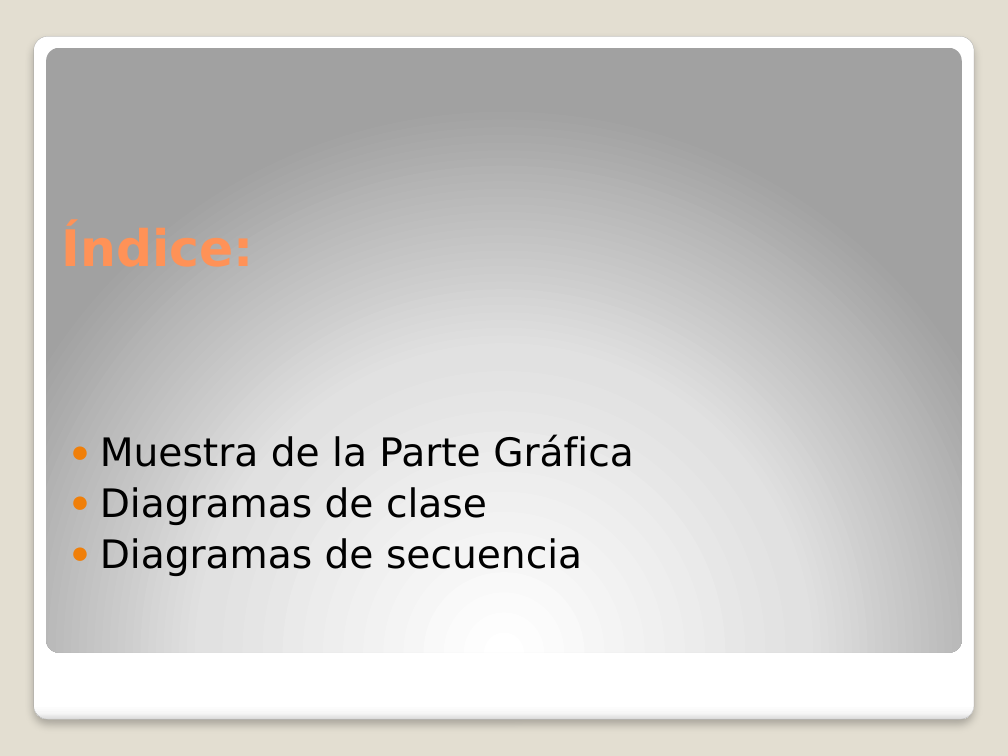
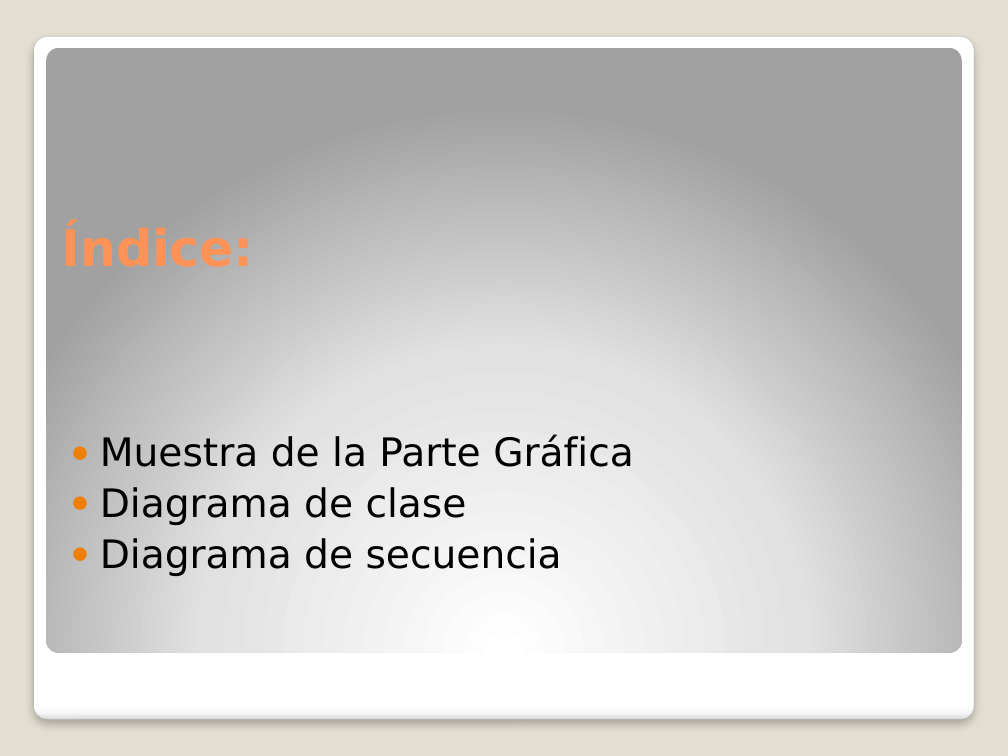
Before and after one commit to Borjatano/Ingenieria_Software_2014_2015, a slide deck: slide 2 of CadenaMontaje/DJAMBA.pptx. Drawn at 1008x756 pixels with LibreOffice and Linux fonts; fonts in the diff are those of the drawing. Boxes give left, top, right and bottom in pixels: in the first picture for what was removed or moved away, otherwise in the second. Text is boxed around its words. In the diff, an @@ line names an element or a change of style, - is before the commit and + after.

```diff
--- a/CadenaMontaje/DJAMBA.pptx
+++ b/CadenaMontaje/DJAMBA.pptx
@@ text at [100,487,562,576]: text changed @@
-● Diagramas de clase
-● Diagramas de secuencia
+● Diagrama de clase
+● Diagrama de secuencia
```
Also in this commit, not shown: 3 other slides changed.
